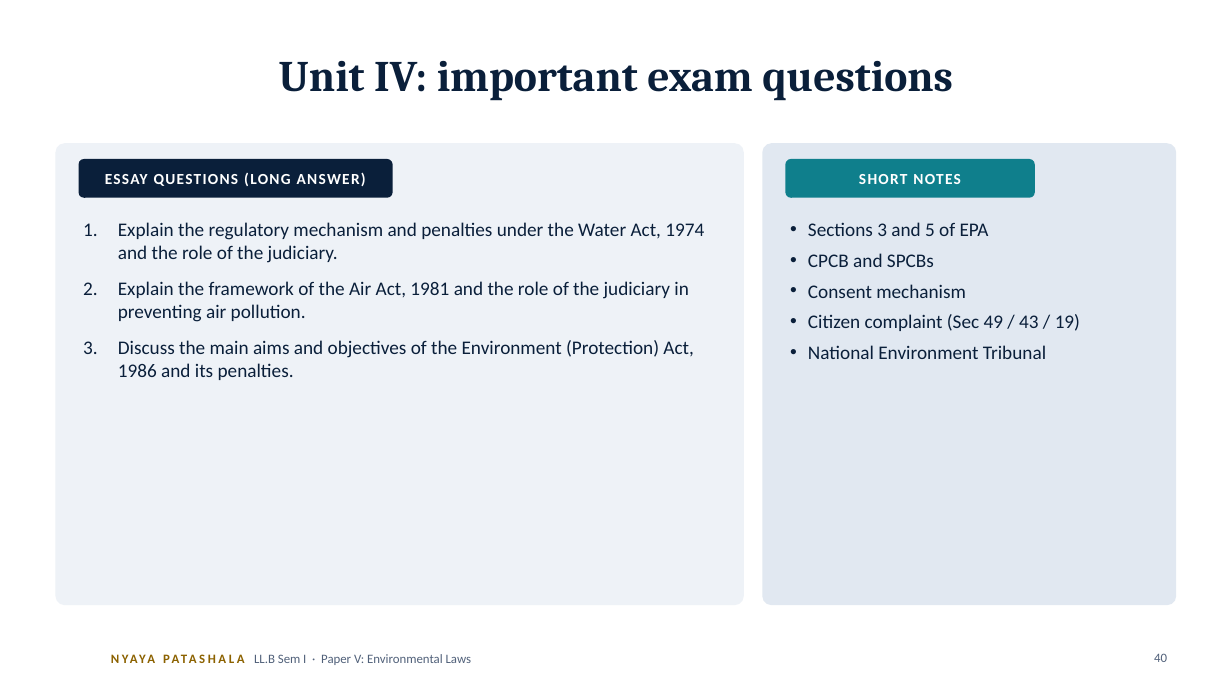
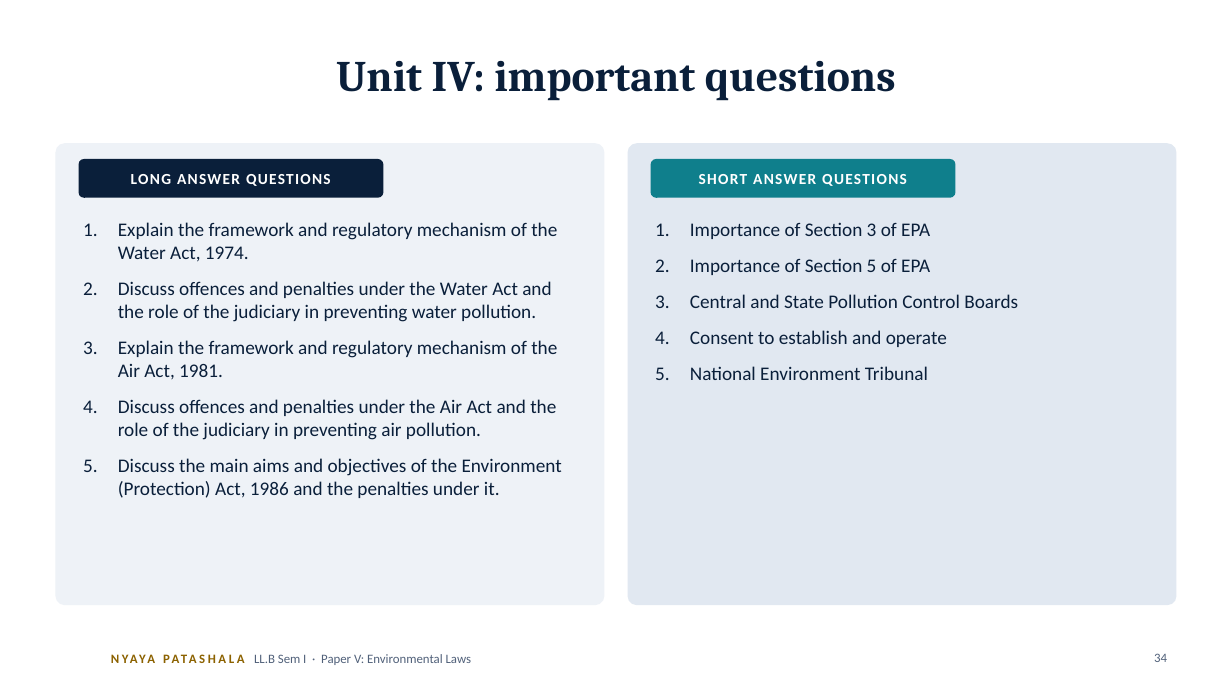
Before and after one commit to missioncivils92/current-affairs-Dasari-Mounika-, a slide deck: slide 34 of law/llb-sem1-environmental-laws/Environmental-Laws-Decoded_CLICK-animations.pptx (slide 40 before the commit). Drawn at 1232x693 pixels with LibreOffice and Linux fonts; fonts in the diff are those of the drawing; background and template pictures are left out. Boxes give left, top, right and bottom in pixels: in the first picture for what was removed or moved away, otherwise in the second. Text is boxed around its words. In the diff, an @@ line names an element or a change of style, - is before the commit and + after.

```diff
--- a/law/llb-sem1-environmental-laws/Environmental-Laws-Decoded_CLICK-animations.pptx
+++ b/law/llb-sem1-environmental-laws/Environmental-Laws-Decoded_CLICK-animations.pptx
@@ title at (336,61,896,101): text changed @@
-Unit IV: important exam questions
+Unit IV: important questions
@@ rounded rectangle: place and size @@
-rounded rectangle at (55,143,744,605)
+rounded rectangle at (55,143,604,605)
@@ rounded rectangle: place and size @@
-rounded rectangle at (762,143,1177,605)
+rounded rectangle at (628,143,1177,605)
@@ rounded rectangle at (628,143,1177,605): proportions changed @@
@@ rounded rectangle: place and size @@
-rounded rectangle at (79,159,393,198)
+rounded rectangle at (79,159,384,198)
@@ text at (131,174,331,186): text changed @@
-ESSAY QUESTIONS (LONG ANSWER)
+LONG ANSWER QUESTIONS
@@ rounded rectangle: place and size @@
-rounded rectangle at (786,159,1035,198)
+rounded rectangle at (651,159,956,198)
@@ text at (699,174,907,186): text changed @@
-SHORT NOTES
+SHORT ANSWER QUESTIONS
@@ text at (118,222,562,498): text changed @@
-1. Explain the regulatory mechanism and penalties under the Water Act, 1974 and the role of the judiciary.
-2. Explain the framework of the Air Act, 1981 and the role of the judiciary in preventing air pollution.
-3. Discuss the main aims and objectives of the Environment (Protection) Act, 1986 and its penalties.
+1. Explain the framework and regulatory mechanism of the Water Act, 1974.
+2. Discuss offences and penalties under the Water Act and the role of the judiciary in preventing water pollution.
+3. Explain the framework and regulatory mechanism of the Air Act, 1981.
+4. Discuss offences and penalties under the Air Act and the role of the judiciary in preventing air pollution.
+5. Discuss the main aims and objectives of the Environment (Protection) Act, 1986 and the penalties under it.
@@ text "Importance of Section 3 of ...": place and size @@
-text "Importance of Section 3 of ..." at (808,222,1080,331)
+text "Importance of Section 3 of ..." at (690,222,1018,380)
@@ text at (690,222,1018,347): text changed @@
-• Sections 3 and 5 of EPA
-• CPCB and SPCBs
-• Consent mechanism
-• Citizen complaint (Sec 49 / 43 / 19)
+1. Importance of Section 3 of EPA
+2. Importance of Section 5 of EPA
+3. Central and State Pollution Control Boards
+4. Consent to establish and operate
@@ text at (690,366,928,380): bullet • to 1.; more space between paragraphs @@
@@ page number at (1154,653,1167,662): text changed @@
-40
+34
```
Also in this commit, not shown: 4 other slides changed, 11 slides removed, 4 other files.
